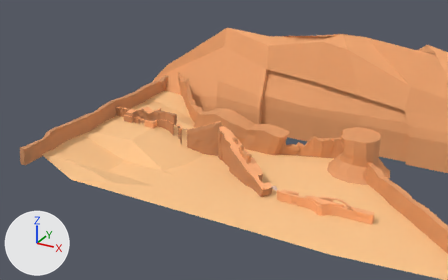
Two versions of the FBX model EcoSphere/Assets/Models/Levels/level1.fbx, one commit apart.
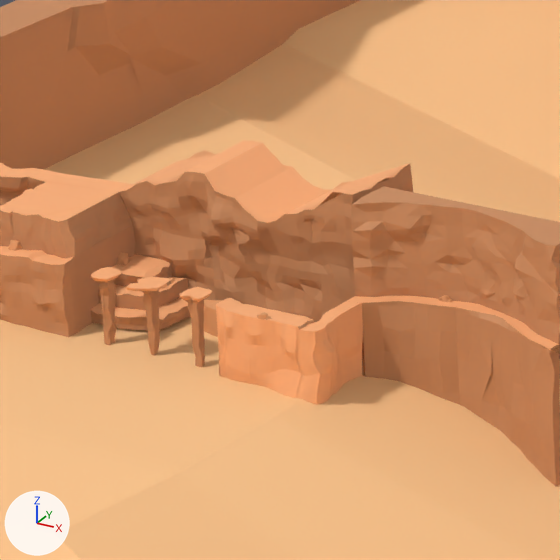
Each version appears first from a 50 mm lens placed at (552.0, -700.0, 343.0), pointed at (138.0, 53.0, -34.0), and next in a close-up on the part from 28% to 39% of the width and 34% to 51% of the height. The axes (+X, +Y, +Z) are drawn at lower left. The lights are the same throughout. Where no turn or scale is listed for an object, it has been applied to the vertices.

Names of what the first close-up shows: 'Cube', 'Cube.004', 'Cube.005', 'Cube.006', 'Plane.001', 'Plateau', 'Plateau.001', 'Platform 1', 'Platform 1.001', 'Platform 1.002', 'Platform 2.001', 'Platform 2.004'.
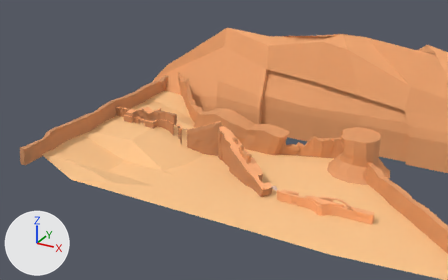
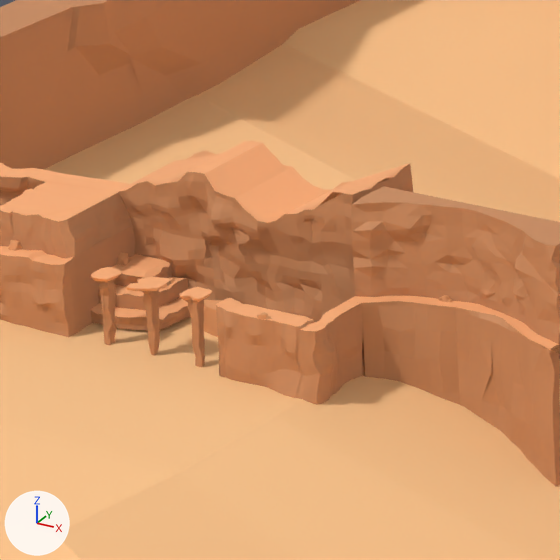
Pixel boxes (x1, y1, x2, y2) of what changed, in the close-ups (560 x 560 px):
'Platform 2.004', recoloured: (216, 303, 365, 405) in both

The change, as a diff of the scene's bpy script:
```diff
--- a/EcoSphere/Assets/Models/Levels/level1.fbx.py
+++ b/EcoSphere/Assets/Models/Levels/level1.fbx.py
@@ me_cube_031 @@
 me_cube_031.from_pydata(...)  # 2230 vertices, 1993 faces; spans x -9.0..7.3, y -3.8..7.8, z -33.4..8.9
-me_cube_031.materials.append(mat_ground)  # orange #ffb27a
+me_cube_031.materials.append(mat_falaise)  # orange #cc8e61
```
